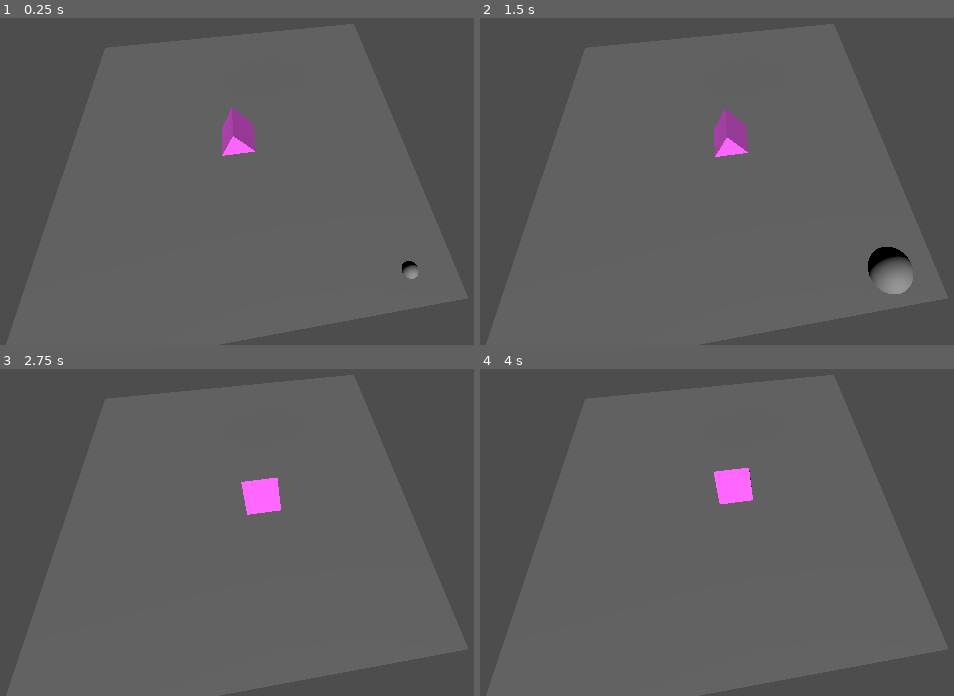
Above: before the commit, frames 1-4 (two rows, left to right).
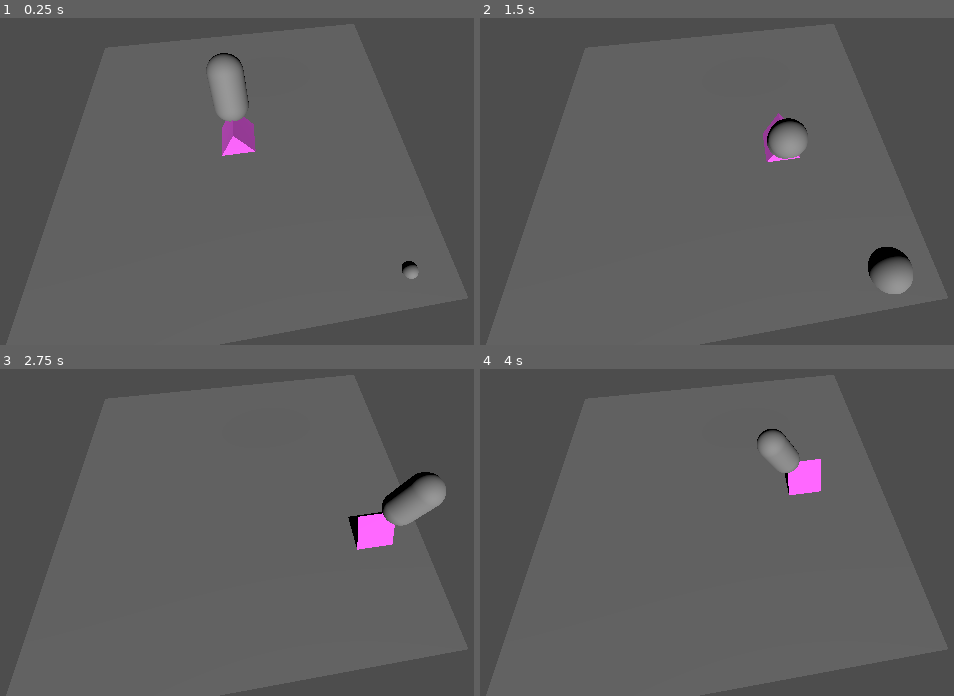
Above: after the commit, the same moments.

Repository: justfordoener/ggj_2025
Game: Godot game, scene res://scenes/level.tscn
The game is run twice, just before and just after one commit, with the same random seed, the same clock (stepped at 60 frames per second) and the same inputs.
Inputs:
- Up to frame 1 (0.25 s): no input
- Up to frame 2 (1.5 s): hold D (move_right) 0.53-1.28 s; hold S (move_down) from 1.28 s (still down)
- Up to frame 3 (2.75 s): release S (move_down) at 2.03 s; hold D (move_right) from 2.03 s (still down)
- Up to frame 4 (4 s): release D (move_right) at 2.78 s; hold W (move_up) 2.78-3.53 s; hold A (move_left) from 3.53 s (still down)

The runs differ from the first frame. In frame 1, 1.0% of the frame differs, in the area x 43-53%, y 10-32%; in frame 2, 1.5%; in frame 3, 2.7%, in the area x 50-95%, y 31-56%; in frame 4, 2.0%.

Commit message:
spider logic

Diff:
--- /dev/null
+++ b/breath.tscn
@@ -0,0 +1,8 @@
+[gd_scene load_steps=2 format=3 uid="uid://c2q18hxffjxqq"]
+
+[sub_resource type="CapsuleMesh" id="CapsuleMesh_ti471"]
+
+[node name="breath" type="Node3D"]
+
+[node name="bubble" type="MeshInstance3D" parent="."]
+mesh = SubResource("CapsuleMesh_ti471")
--- a/project.godot
+++ b/project.godot
@@ -38,6 +38,12 @@
 ]
 }
 
+[layer_names]
+
+3d_physics/layer_1="obstacle"
+3d_physics/layer_2="spider"
+3d_physics/layer_3="bubble"
+
 [rendering]
 
 renderer/rendering_method="gl_compatibility"
--- a/scenes/spider.tscn
+++ b/scenes/spider.tscn
@@ -1,16 +1,33 @@
-[gd_scene load_steps=4 format=3 uid="uid://fmpob7r38tkr"]
+[gd_scene load_steps=6 format=3 uid="uid://fmpob7r38tkr"]
 
 [ext_resource type="Script" path="res://scripts/spider.gd" id="1_vgied"]
+[ext_resource type="PackedScene" uid="uid://c2q18hxffjxqq" path="res://breath.tscn" id="2_68h4s"]
 
 [sub_resource type="PrismMesh" id="PrismMesh_6der6"]
 
 [sub_resource type="StandardMaterial3D" id="StandardMaterial3D_7m186"]
 albedo_color = Color(1, 0.388235, 1, 1)
 
-[node name="Node3D" type="Node3D"]
+[sub_resource type="SphereShape3D" id="SphereShape3D_wh407"]
+margin = 0.0
+radius = 1.0
+
+[node name="spider" type="Node3D"]
 transform = Transform3D(0.2, 0, 0, 0, 0.2, 0, 0, 0, 0.2, 0, 0.1, 0)
 script = ExtResource("1_vgied")
 
-[node name="MeshInstance3D" type="MeshInstance3D" parent="."]
+[node name="body" type="MeshInstance3D" parent="."]
 mesh = SubResource("PrismMesh_6der6")
 surface_material_override/0 = SubResource("StandardMaterial3D_7m186")
+
+[node name="breath" parent="." instance=ExtResource("2_68h4s")]
+transform = Transform3D(1, 0, 0, 0, 0.885767, 0.464131, 0, -0.464131, 0.885767, 0, 1.03978, -0.738024)
+
+[node name="Area3D" type="Area3D" parent="."]
+collision_layer = 2
+collision_mask = 7
+
+[node name="CollisionShape3D" type="CollisionShape3D" parent="Area3D"]
+shape = SubResource("SphereShape3D_wh407")
+
+[connection signal="area_entered" from="Area3D" to="." method="_on_area_entered"]
--- a/scripts/spider.gd
+++ b/scripts/spider.gd
@@ -1,10 +1,16 @@
 extends Node3D
 
-@export var speed = 0.1
+@export var speed = 0.5
 @export var rotation_speed = 1
+@export var look_around_speed = 0.5
+@export var lose_air_rate = 5
+
+@onready var bubble : Node3D = $breath
+@onready var area : Area3D = $Area3D
 var orientation : Vector3 = Vector3(1,0,0)
 var direction : Vector3 = Vector3.ZERO
-
+var air : float = 100
+var max_air : float = 100
 # Called when the node enters the scene tree for the first time.
 func _ready() -> void:
 	pass # Replace with function body.
@@ -13,6 +19,7 @@
 # Called every frame. 'delta' is the elapsed time since the previous frame.
 func _physics_process(delta: float) -> void:
 	_move(delta)
+	_lose_air(delta)
 
 func _move(delta : float):
 	direction = Vector3.ZERO
@@ -25,4 +32,20 @@
 	if Input.is_action_pressed("move_down"):
 		direction += Vector3(0,0,1)
 	position += direction * speed * delta
-	look_at(global_position + direction, Vector3.UP)
+	if direction != Vector3.ZERO:
+		look_at(global_position + direction, Vector3.UP)
+	#rotate_object_local(Vector3(0,1,0), delta * look_around_speed)
+
+func add_air(value : float):
+	air += value
+
+func _lose_air(delta : float):
+	air -= lose_air_rate * delta
+	if air <= 0:
+		queue_free()
+		print("you did it! you di(e)d!")
+	bubble.scale = Vector3(air / max_air, air / max_air, air / max_air)
+
+func _on_area_entered(area: Area3D) -> void:
+	if area.collision_layer & area.collision_mask:
+		print("collide")
Not shown: 1 places in scenes/level.tscn that only renumber resources
